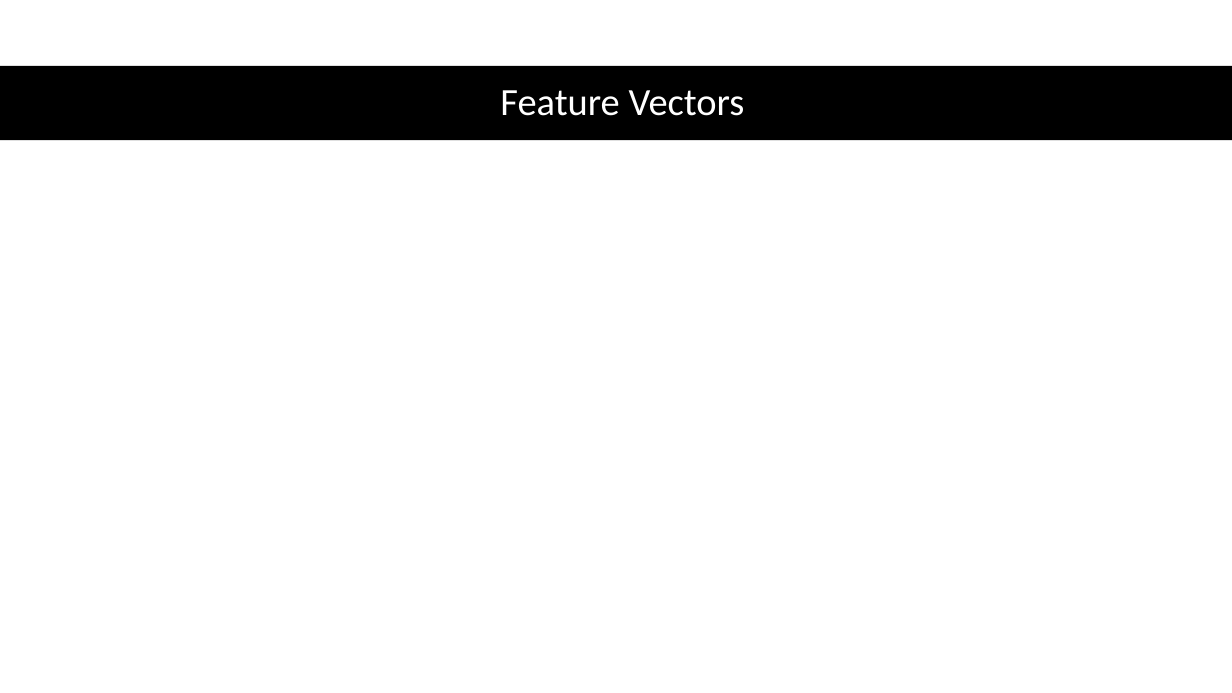
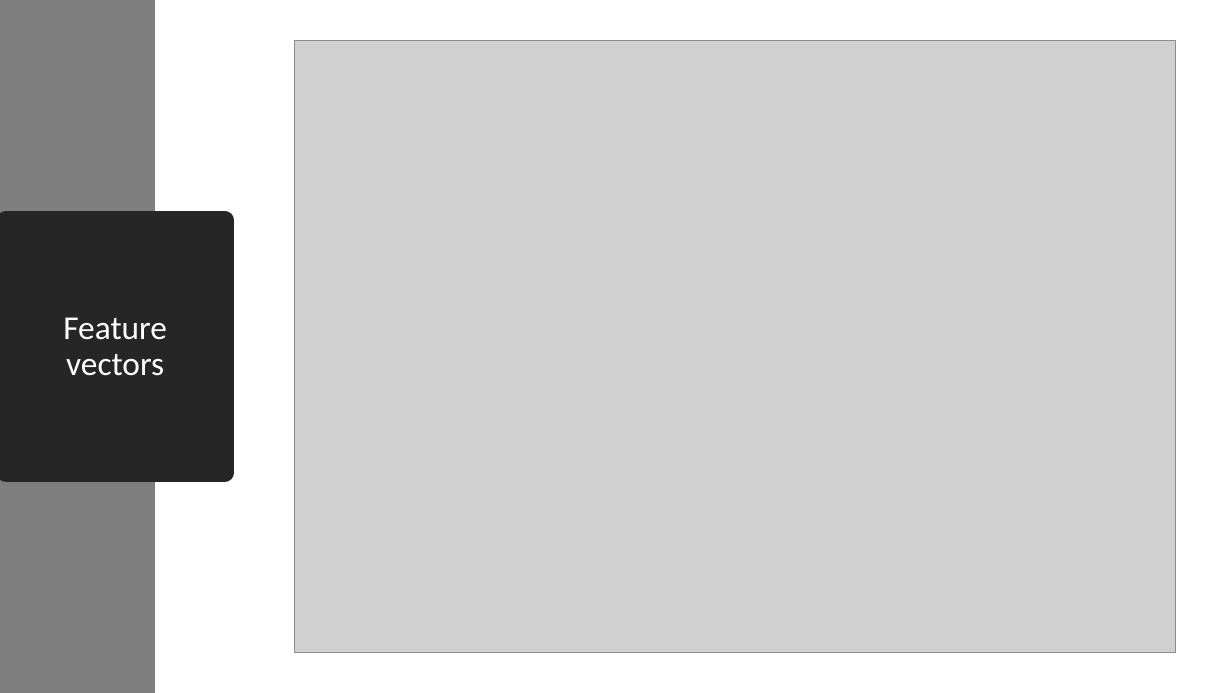
Before and after one commit to liangwangENST/SR2I208-Detection-Malicious-data, a slide deck: slide 6 of slide/Presentation.pptx. Drawn at 1232x693 pixels with LibreOffice and Linux fonts; fonts in the diff are those of the drawing; grey boxes stand for pictures. Boxes give left, top, right and bottom in pixels: in the first picture for what was removed or moved away, otherwise in the second. Text is boxed around its words. In the diff, an @@ line names an element or a change of style, - is before the commit and + after.

```diff
--- a/slide/Presentation.pptx
+++ b/slide/Presentation.pptx
@@ rectangle added at (x1=0, y1=0, x2=155, y2=693), fill #7F7F7F @@
@@ picture added at (x1=295, y1=41, x2=1177, y2=653) @@
@@ rectangle removed at (x1=0, y1=66, x2=1232, y2=140) @@
@@ rectangle "Feature vectors" resized from (x1=500, y1=90, x2=745, y2=116) to (x1=6, y1=220, x2=225, y2=473) @@
@@ rectangle "Feature vectors" at (x1=6, y1=220, x2=225, y2=473): fill none to #262626; outline none to #262626 13.75 pt @@
@@ text in rectangle at (x1=63, y1=317, x2=167, y2=376): text changed; size 30 to 26 pt @@
-Feature Vectors
+Feature vectors
```
Also in this commit, not shown: 2 other slides changed, 6 other files.
